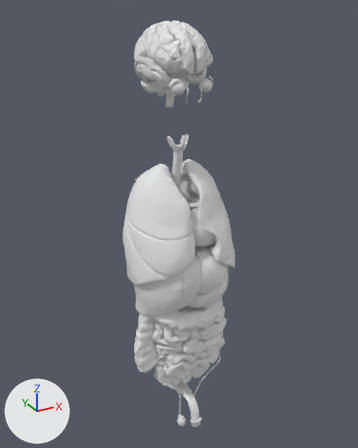
Before and after pictures for a commit that changed the glTF model public/modelli/organi.glb.
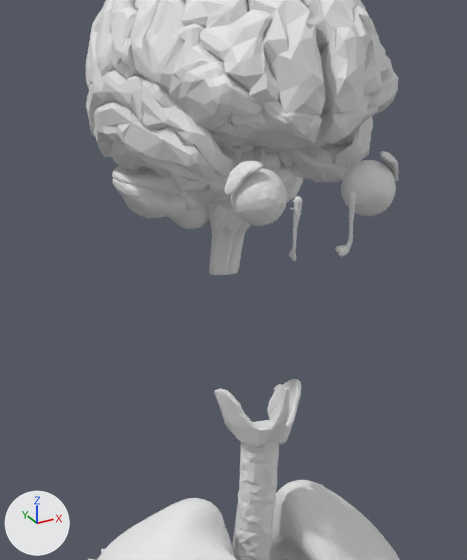
Each version appears first whole from a 50 mm camera at (-0.48, -0.974, 1.655) aimed at (0.012, -0.079, 1.208), and next in a close-up on the part from 31% to 64% of the width and 8% to 40% of the height. The axes (+X, +Y, +Z) are drawn at lower left. The lights are the same throughout. The first two pictures are the older version. Where no turn or scale is listed for an object, it has been applied to the vertices.

Script lines for the objects in view, before the commit:
```python
me_fj1368 = bpy.data.meshes.new('FJ1368')
me_fj1368.from_pydata(...)  # 594 vertices, 1184 faces; spans x -0.0131..0.0131, y -0.0123..0.0123, z -0.0131..0.0131
me_fj1746 = bpy.data.meshes.new('FJ1746')
me_fj1746.from_pydata(...)  # 190 vertices, 376 faces; spans x -0.0218..0.0218, y -0.0477..0.0477, z -0.0145..0.0145
me_fj1801 = bpy.data.meshes.new('FJ1801')
me_fj1801.from_pydata(...)  # 399 vertices, 794 faces; spans x -0.0313..0.0313, y -0.0325..0.0325, z -0.033..0.033
ob_fj1368 = bpy.data.objects.new('FJ1368', me_fj1368)
ob_fj1368.location = (-0.0305, -0.1512, 1.5181)
ob_fj1746 = bpy.data.objects.new('FJ1746', me_fj1746)
ob_fj1746.location = (0.0388, -0.0745, 1.528)
ob_fj1801 = bpy.data.objects.new('FJ1801', me_fj1801)
ob_fj1801.location = (-0.0329, -0.0721, 1.5935)
# also in view: 'FJ1794' at (-0.022, -0.132, 1.549); 'ZA-superior-lobe-of-left-lung' at (0.064, -0.114, 1.254); 'FJ1842' at (-0.047, -0.054, 1.582); 'FJ1745' at (-0.045, -0.121, 1.577); 'FJ1838' at (-0.046, -0.091, 1.548)
```
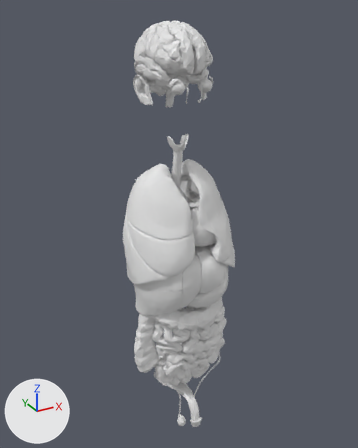
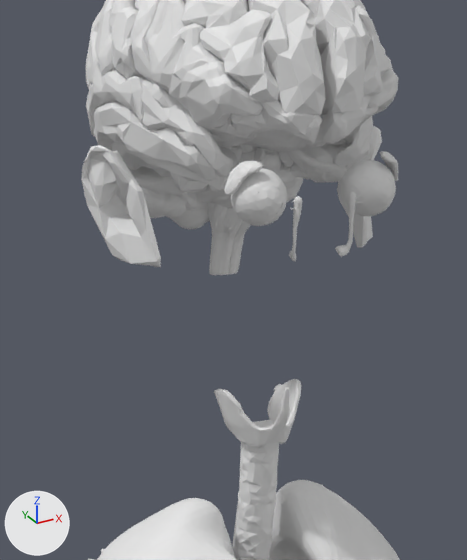
The change in detail:
Mesh me_fj2811 is new.
It has 145 vertices, 290 faces and spans x -0.084..0.084, y -0.018..0.018, z -0.028..0.028.
Object 'FJ2811' (ob_fj2811) is new; it shows me_fj2811.
Its location is (-0.0006, -0.0854, 1.5082).

Pixel boxes (x1, y1, x2, y2) of what changed, in the close-ups (467 x 560 px):
'FJ2811', added
    after: (81, 126, 382, 267)
